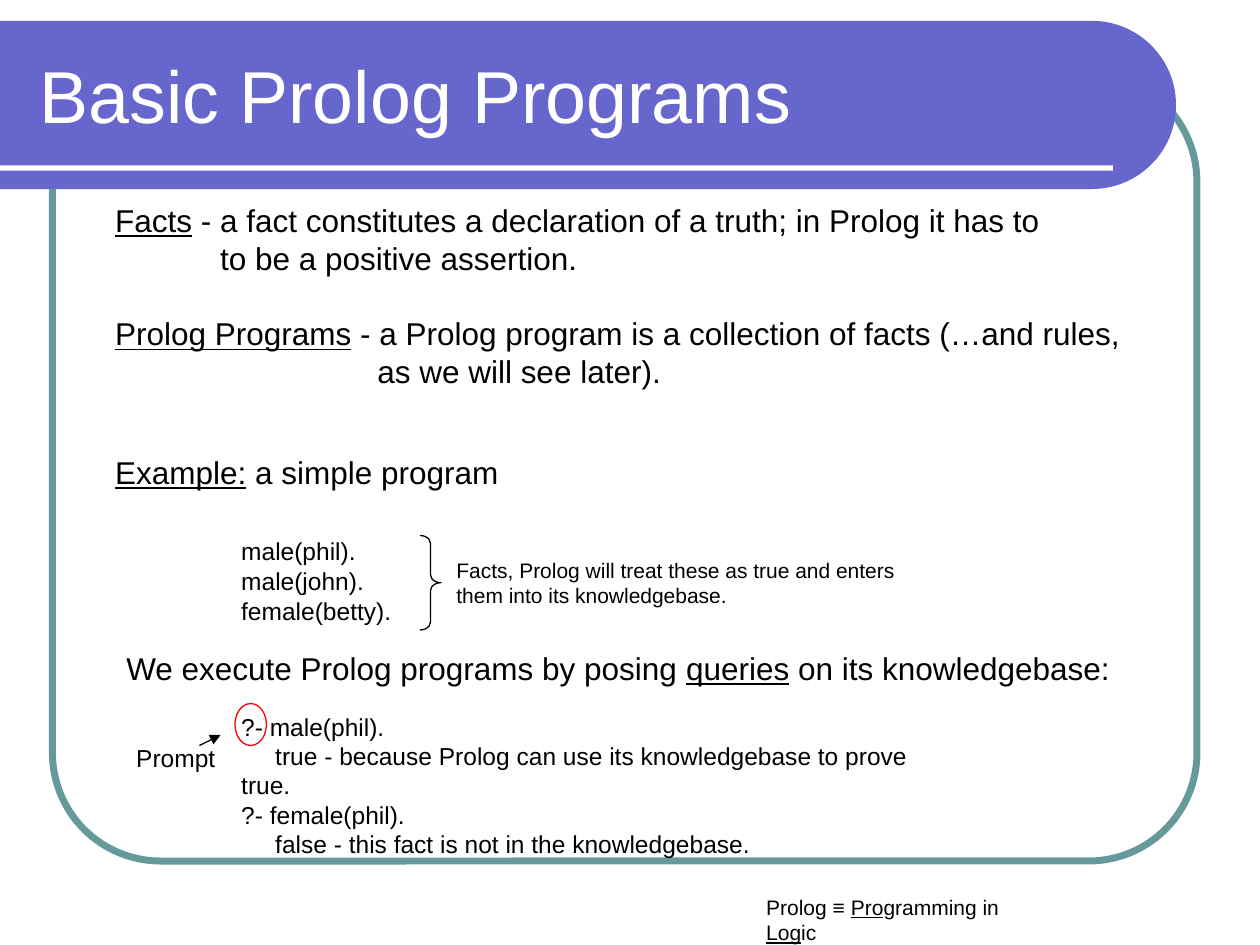
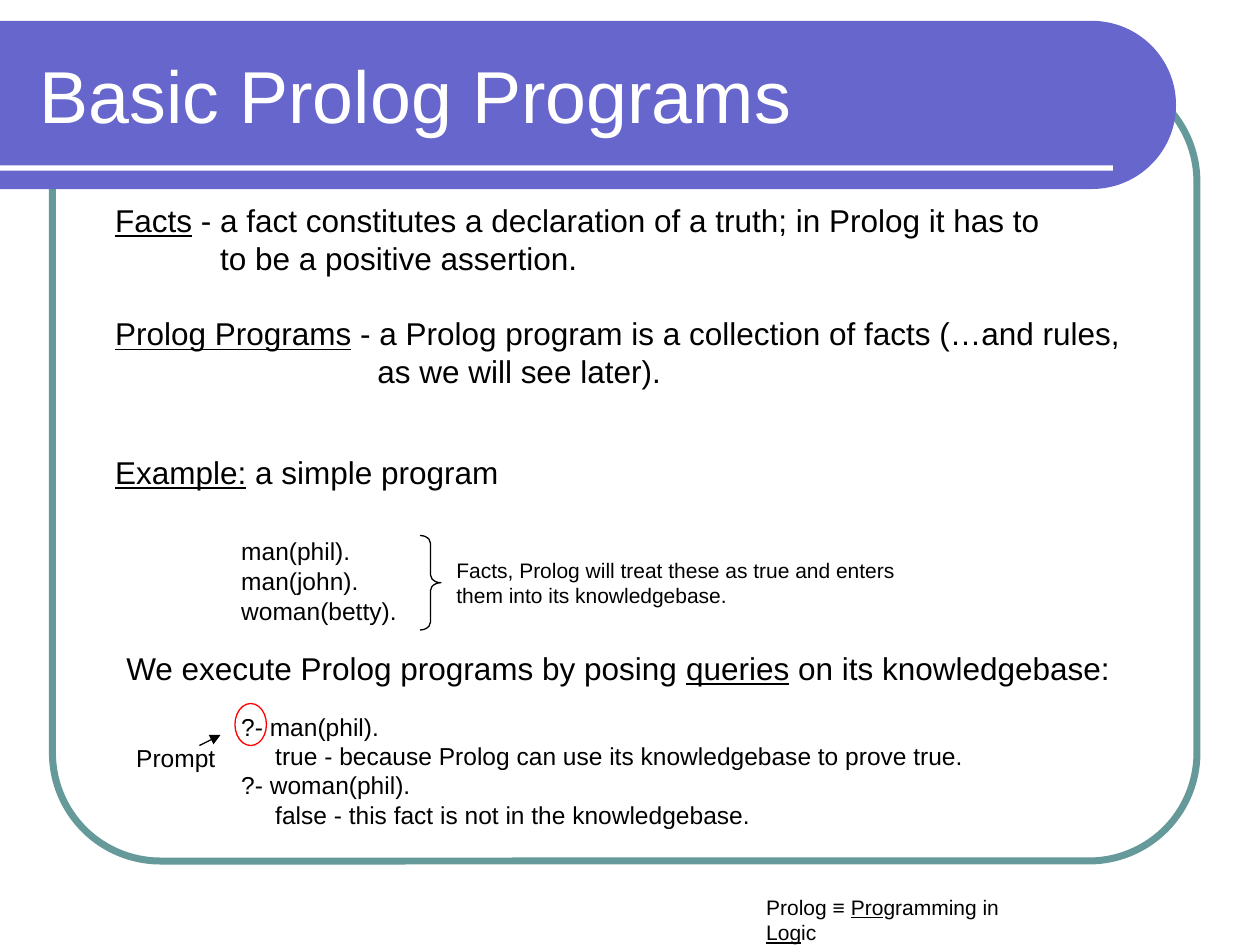
Before and after one commit to lutzhamel/phl-prolog, a slide deck: slide 14 of philosophy-prolog.pptx. Drawn at 1260x945 pixels with LibreOffice and Linux fonts; fonts in the diff are those of the drawing. Boxes give left, top, right and bottom in pixels: in the first picture for what was removed or moved away, otherwise in the second. Text is boxed around its words. In the diff, an @@ line names an element or a change of style, - is before the commit and + after.

```diff
--- a/philosophy-prolog.pptx
+++ b/philosophy-prolog.pptx
@@ text at bbox=[241, 542, 396, 625]: text changed @@
-male(phil).
-male(john).
-female(betty).
+man(phil).
+man(john).
+woman(betty).
@@ text at bbox=[270, 718, 379, 741]: text changed @@
-?- male(phil).
+?- man(phil).
@@ text at bbox=[270, 776, 410, 799]: text changed @@
-?- female(phil).
+?- woman(phil).
```
Also in this commit, not shown: 6 other slides changed, 4 other files.
